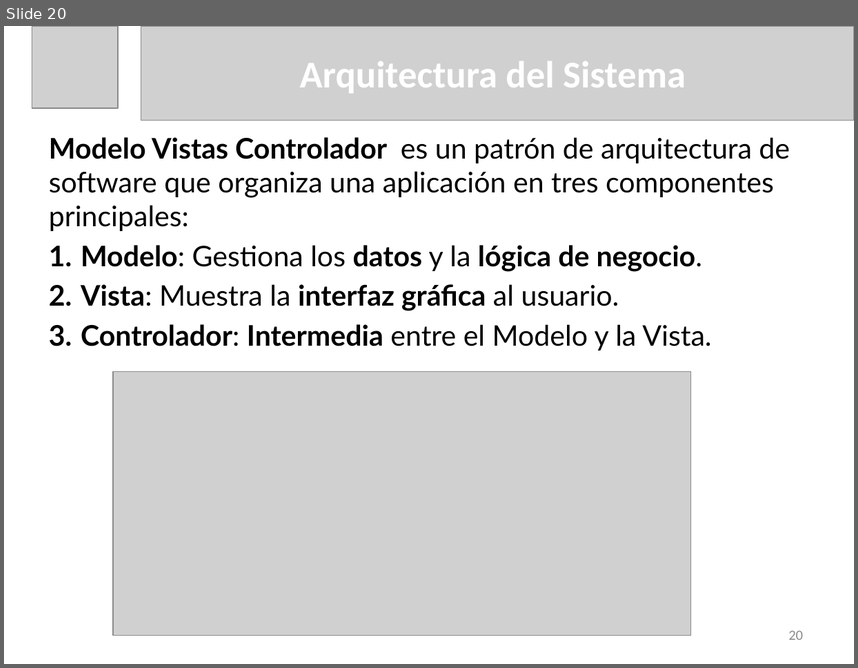
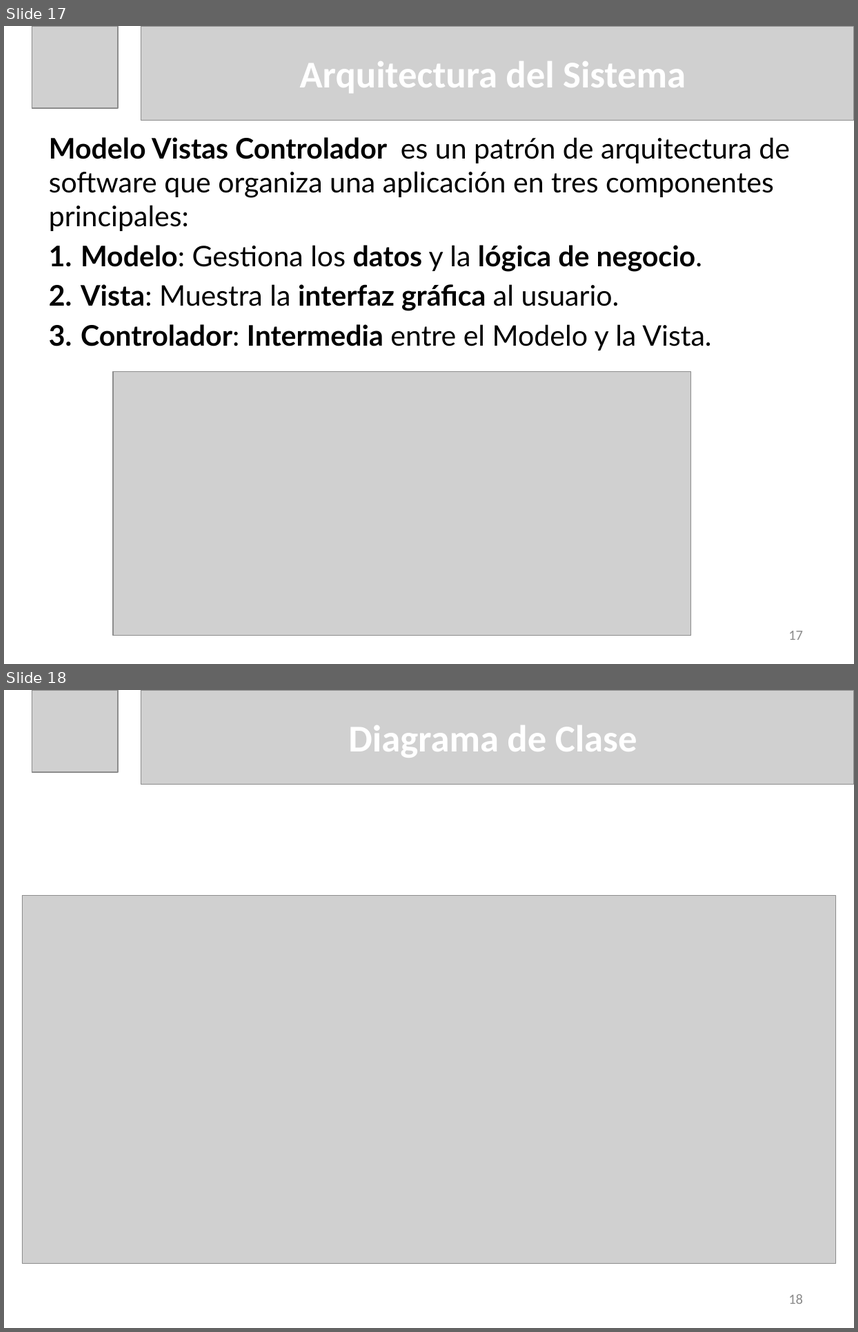
Before and after one commit to dariel-cabrera/MoreCoasts, a slide deck: DOC/Presentacion de Tesis Dariel Cabrera Lopez.pptx. Shown one above the other, each under a label of ours: slide 20 before the commit, slides 17 and 18 after it. The pictures are 858x668 and 858x1332 pixels, drawn with LibreOffice and Linux fonts; fonts in the diff are those of the drawing; grey boxes stand for pictures. Boxes give left, top, right and bottom in pixels: in the first picture for what was removed or moved away, otherwise in the second. Text is boxed around its words. In the diff, an @@ line names an element or a change of style, - is before the commit and + after.

```diff
--- a/DOC/Presentacion de Tesis Dariel Cabrera Lopez.pptx
+++ b/DOC/Presentacion de Tesis Dariel Cabrera Lopez.pptx
@@ slide 18 added at [4,690,854,1328], background #FFFFFF @@
@@ picture added at [32,690,118,773] @@
@@ picture added at [141,690,854,785] @@
@@ title added at [348,725,637,758], 32 pt, text #FFFFFF, bold @@
+Diagrama de Clase
@@ picture added at [23,896,836,1263] @@
@@ page number added at [789,1294,803,1303], 12 pt, text #8C8C8C @@
+18
@@ what was slide 20 is now slide 17 @@
@@ page number at [789,630,803,639]: text changed @@
-20
+17
```
Also in this commit, not shown: 4 slides changed, 5 other slides added, 7 slides removed, 12 other files.
